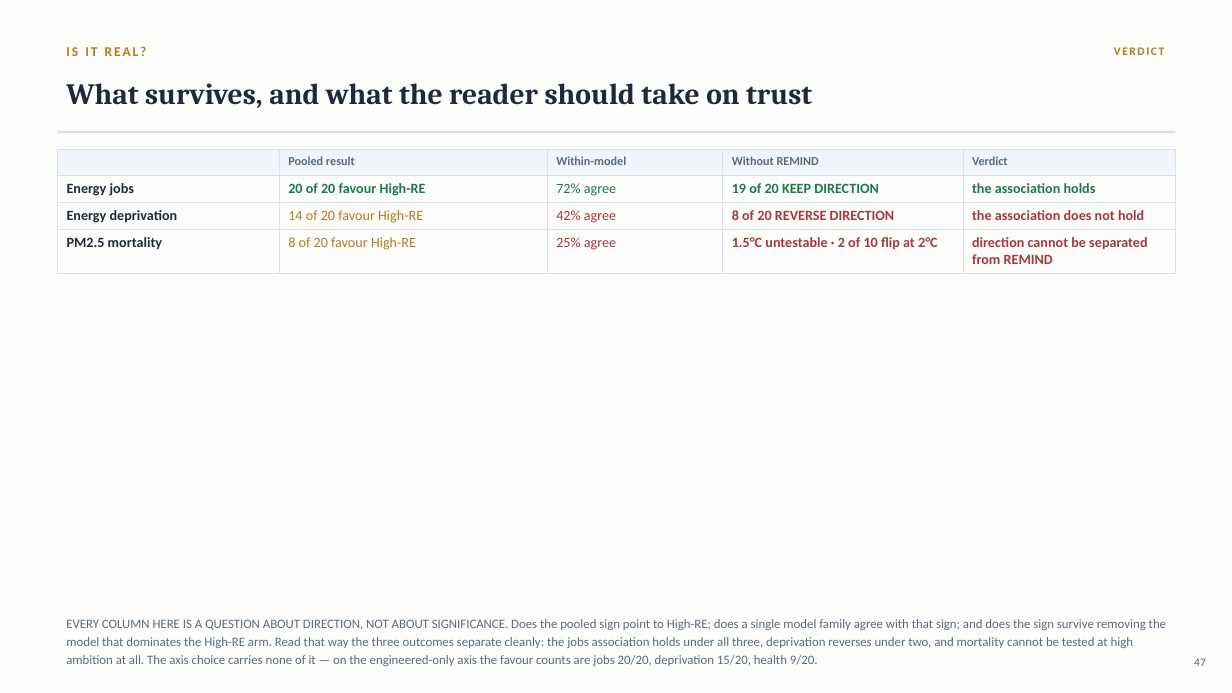
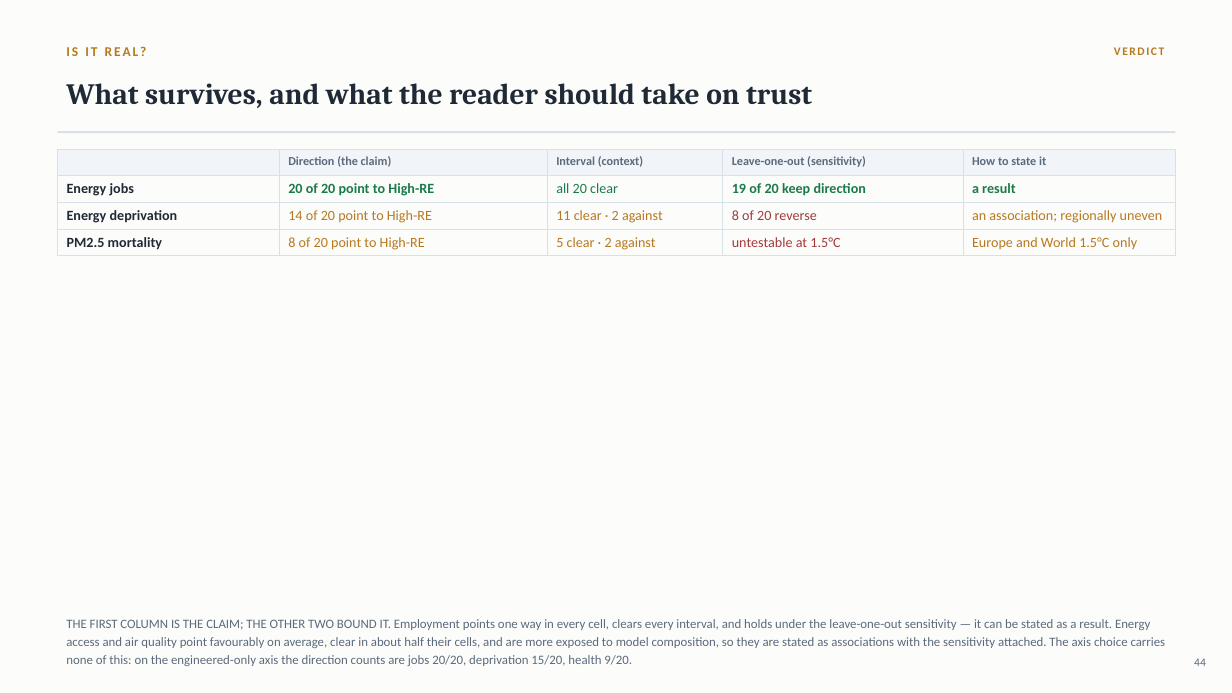
Before and after one commit to cwejnert/COMPASS-Database---Dissertation-Paper-1, a slide deck: slide 44 of decks/COMPASS_Paper1_final_8.25.pptx (slide 47 before the commit). Drawn at 1232x693 pixels with LibreOffice and Linux fonts; fonts in the diff are those of the drawing. Boxes give left, top, right and bottom in pixels: in the first picture for what was removed or moved away, otherwise in the second. Text is boxed around its words. In the diff, an @@ line names an element or a change of style, - is before the commit and + after.

```diff
--- a/decks/COMPASS_Paper1_final_8.25.pptx
+++ b/decks/COMPASS_Paper1_final_8.25.pptx
@@ table at (57, 150, 1176, 254) @@
-row 1:  | Pooled result | Within-model | Without REMIND | Verdict
+row 1:  | Direction (the claim) | Interval (context) | Leave-one-out (sensitivity) | How to state it
-row 2: Energy jobs | 20 of 20 favour High-RE | 72% agree | 19 of 20 KEEP DIRECTION | the association holds
+row 2: Energy jobs | 20 of 20 point to High-RE | all 20 clear | 19 of 20 keep direction | a result
-row 3: Energy deprivation | 14 of 20 favour High-RE | 42% agree | 8 of 20 REVERSE DIRECTION | the association does not hold
+row 3: Energy deprivation | 14 of 20 point to High-RE | 11 clear · 2 against | 8 of 20 reverse | an association; regionally uneven
-row 4: PM2.5 mortality | 8 of 20 favour High-RE | 25% agree | 1.5°C untestable · 2 of 10 flip at 2°C | direction cannot be separated from REMIND
+row 4: PM2.5 mortality | 8 of 20 point to High-RE | 5 clear · 2 against | untestable at 1.5°C | Europe and World 1.5°C only
@@ text at (66, 619, 1166, 666): text changed @@
-EVERY COLUMN HERE IS A QUESTION ABOUT DIRECTION, NOT ABOUT SIGNIFICANCE. Does the pooled sign point to High-RE; does a single model family agree with that sign; and does the sign survive removing the model that dominates the High-RE arm. Read that way the three outcomes separate cleanly: the jobs association holds under all three, deprivation reverses under two, and mortality cannot be tested at high ambition at all. The axis choice carries none of it — on the engineered-only axis the favour counts are jobs 20/20, deprivation 15/20, health 9/20.
+THE FIRST COLUMN IS THE CLAIM; THE OTHER TWO BOUND IT. Employment points one way in every cell, clears every interval, and holds under the leave-one-out sensitivity — it can be stated as a result. Energy access and air quality point favourably on average, clear in about half their cells, and are more exposed to model composition, so they are stated as associations with the sensitivity attached. The axis choice carries none of this: on the engineered-only axis the direction counts are jobs 20/20, deprivation 15/20, health 9/20.
@@ text at (1194, 658, 1206, 666): text changed @@
-47
+44
```
Also in this commit, not shown: 32 other slides changed, 1 slide added, 2 other files.
